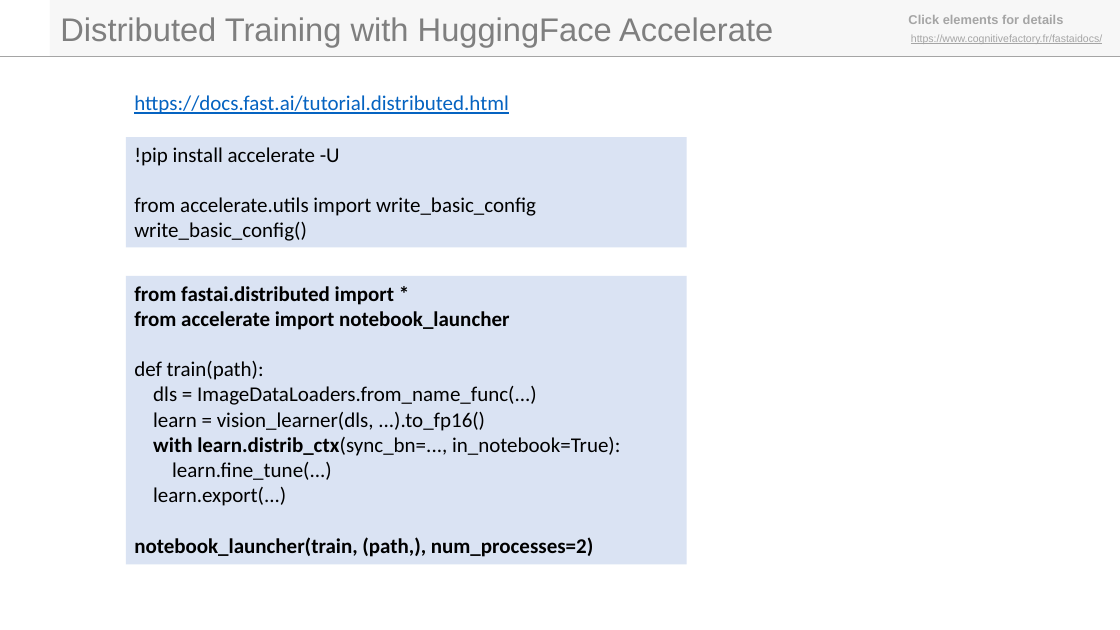
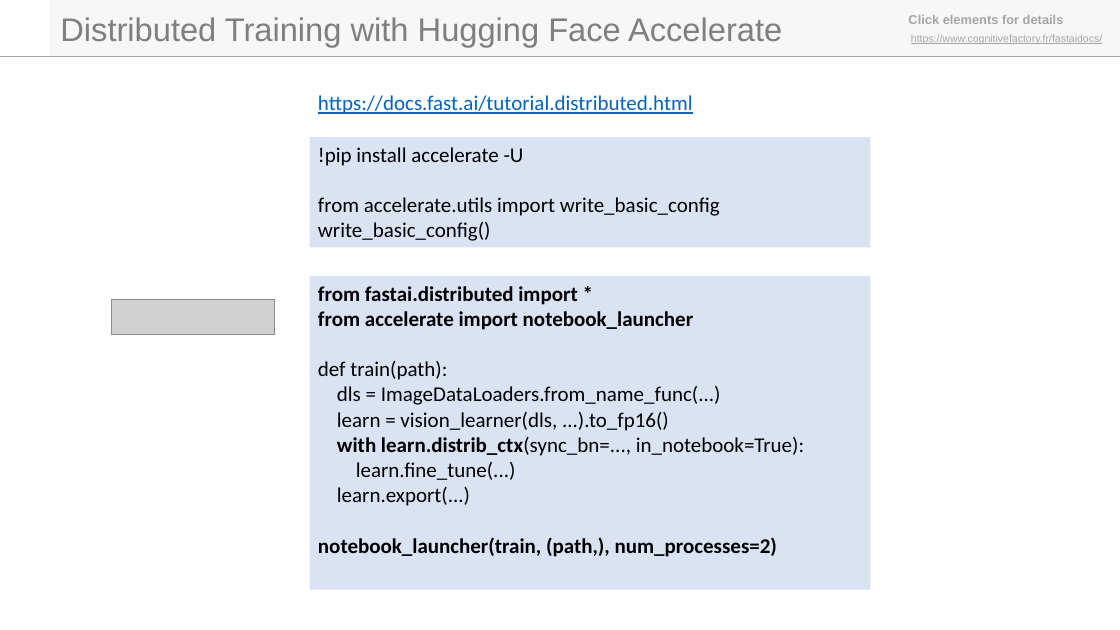
Before and after one commit to laurentprudhon/cognitivefactory-blog, a slide deck: slide 76 of fastaidocs/fastai_docs_v2.7.8.pptx. Drawn at 1120x630 pixels with LibreOffice and Linux fonts; fonts in the diff are those of the drawing; grey boxes stand for pictures; background and template pictures are left out. Boxes give left, top, right and bottom in pixels: in the first picture for what was removed or moved away, otherwise in the second. Text is boxed around its words. In the diff, an @@ line names an element or a change of style, - is before the commit and + after.

```diff
--- a/fastaidocs/fastai_docs_v2.7.8.pptx
+++ b/fastaidocs/fastai_docs_v2.7.8.pptx
@@ text at [60,17,782,47]: spaces changed @@
-Distributed Training with HuggingFace Accelerate
+Distributed Training with Hugging Face Accelerate
@@ text "https://docs.fast.ai/tutorial.distributed.html": place and size @@
-text "https://docs.fast.ai/tutorial.distributed.html" at [134,95,509,114]
+text "https://docs.fast.ai/tutorial.distributed.html" at [318,95,693,114]
@@ rectangle "!pip install accelerate -U": place and size @@
-rectangle "!pip install accelerate -U" at [126,137,686,247]
+rectangle "!pip install accelerate -U" at [310,137,870,247]
@@ picture added at [112,299,275,334] @@
@@ rectangle "from fastai.distributed import *": place and size @@
-rectangle "from fastai.distributed import *" at [126,276,686,565]
+rectangle "from fastai.distributed import *" at [310,276,870,591]
```
Also in this commit, not shown: 1 other slide changed, 5 other files.
